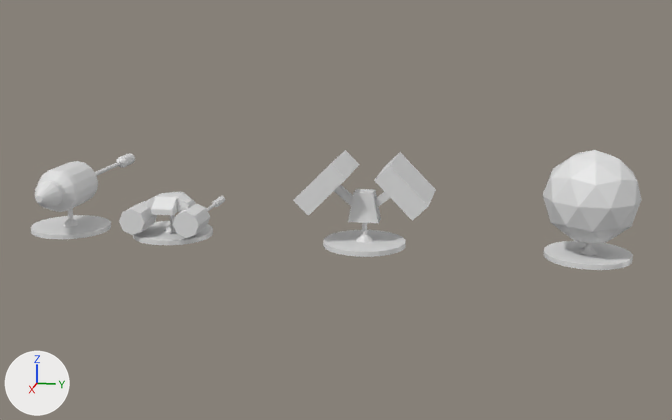
One commit to the Blender file Assets/Art/3d/Towers.blend: the scene before it, then after it.
Camera for both pictures: a camera (50 mm lens) standing at (61.7, 10.3, 15.9) and looking at (-3.0, -2.6, -0.2). Lighting does not change. The marker at lower left points along +X, +Y and +Z.

Objects in the first picture: 'TowerAOE', 'TowerNormal', 'TowerSniper', 'TowerStun'.
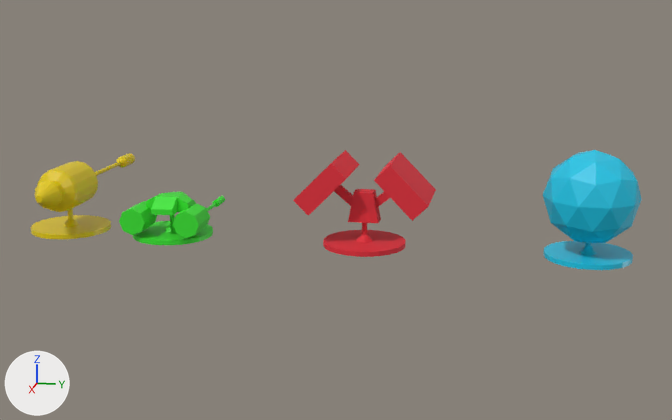
Where the change shows, as pixel boxes (x1, y1, x2, y2) in the pictures (672 x 420 px):
'TowerStun', recoloured (white to cyan)
    both: (543, 150, 642, 270)
'TowerAOE', recoloured (white to red)
    both: (293, 150, 436, 257)
'TowerSniper', recoloured (white to yellow)
    both: (31, 153, 135, 239)
'TowerNormal', recoloured (white to green)
    both: (119, 192, 225, 245)

The change, as a diff of the scene's bpy script:
```diff
--- a/Assets/Art/3d/Towers.blend.py
+++ b/Assets/Art/3d/Towers.blend.py
@@ mat_toweraoe @@
+mat_toweraoe = principled_material('TowerAOE')
+mat_toweraoe.base_color = (0.8, 0.0237, 0.0412)  # red #e72b39
+mat_toweraoe.roughness = 0.717
@@ mat_towersniper @@
+mat_towersniper = principled_material('TowerSniper')
+mat_towersniper.base_color = (0.8, 0.603, 0.0)  # yellow #e7cc00
+mat_towersniper.roughness = 0.4
@@ mat_towerstun @@
+mat_towerstun = principled_material('TowerStun')
+mat_towerstun.base_color = (0.00644, 0.569, 0.8)  # cyan #13c7e7
+mat_towerstun.roughness = 0.4
@@ mat_towernormal @@
+mat_towernormal = principled_material('TowerNormal')
+mat_towernormal.base_color = (0.0409, 0.8, 0.0294)  # green #39e730
@@ me_cylinder @@
 me_cylinder.from_pydata(...)  # 252 vertices, 204 faces; spans x -1.9..1.0, y -1.0..1.0, z -1.0..17.0
-me_cylinder.materials.append(mat_material)  # white #e7e7e7
+me_cylinder.materials.append(mat_towernormal)  # green #39e730
@@ me_cylinder_001 @@
 me_cylinder_001.from_pydata(...)  # 162 vertices, 178 faces; spans x -1.0..1.0, y -1.1..1.1, z -1.0..42.1
-me_cylinder_001.materials.append(mat_material)  # white #e7e7e7
+me_cylinder_001.materials.append(mat_towerstun)  # cyan #13c7e7
@@ me_cylinder_003 @@
 me_cylinder_003.from_pydata(...)  # 328 vertices, 292 faces; spans x -3.9..1.5, y -1.0..1.0, z -1.0..27.8
-me_cylinder_003.materials.append(mat_material)  # white #e7e7e7
+me_cylinder_003.materials.append(mat_towersniper)  # yellow #e7cc00
@@ me_cylinder_004 @@
 me_cylinder_004.from_pydata(...)  # 160 vertices, 128 faces; spans x -1.1..1.0, y -1.6..1.6, z -1.0..35.2
-me_cylinder_004.materials.append(mat_material)  # white #e7e7e7
+me_cylinder_004.materials.append(mat_toweraoe)  # red #e72b39
```
